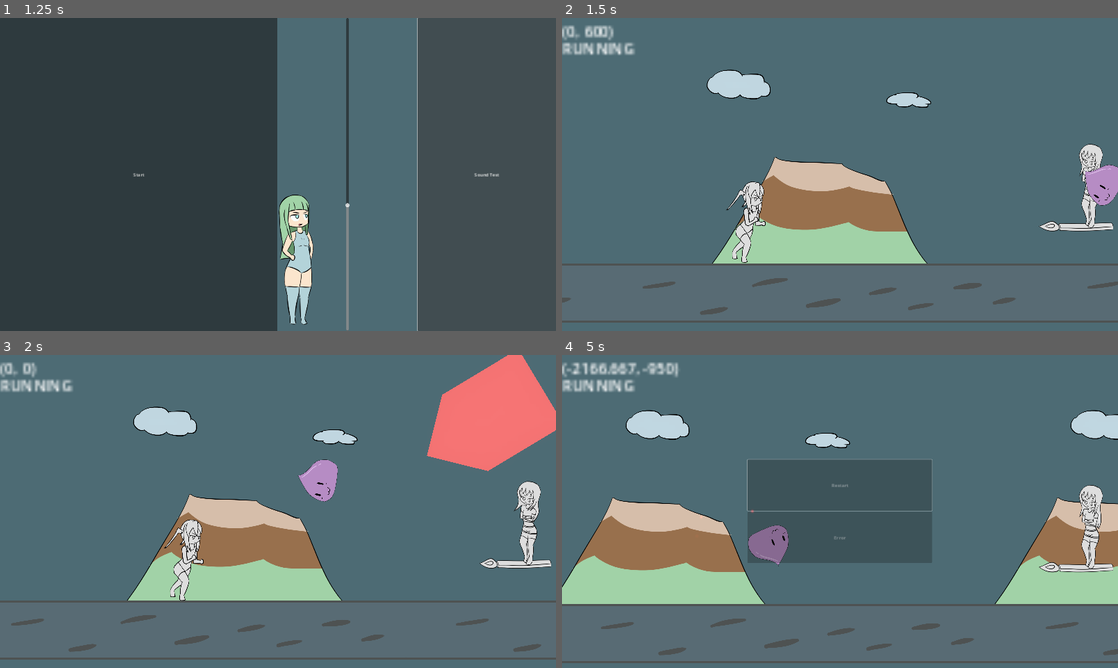
Above: before the commit, frames 1-4 (two rows, left to right).
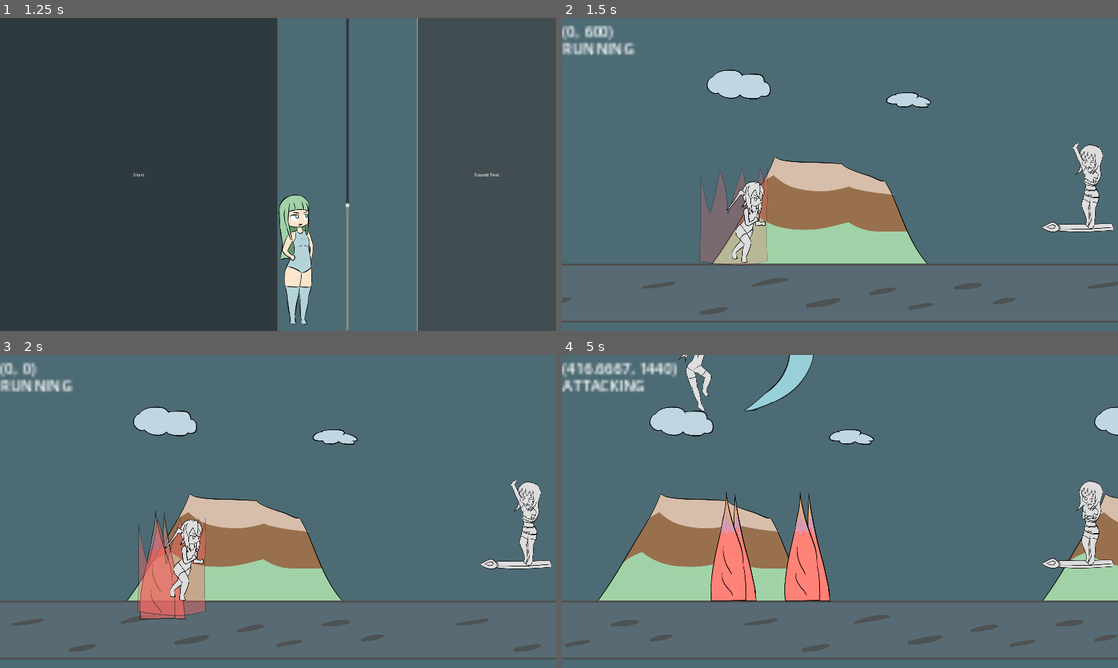
Above: after the commit, the same moments.

Repository: BeatMil/Animurun
Game: Godot game, scene res://scenes/main_menu.tscn
Same seed, same stepped clock (60 frames per second), same inputs: the game is played once before the commit and once after it.
Inputs:
- Up to frame 1 (1.25 s): click "Sound Test" at 0.5 s
- Up to frame 2 (1.5 s): click "Start" at 1.25 s
- Up to frame 3 (2 s): no input
- Up to frame 4 (5 s): hold L (attack) 2.03-2.78 s; hold D (move_right) 2.03-3.53 s; tap Space (jump) at 2.27, 3.02, 4.52 s; tap L (attack) at 2.85, 3.8, 4.55 s; hold A (move_left) 3.53-4.28 s; hold J (block) 3.53-4.28 s; hold D (move_right) from 4.28 s (still down); tap K (dodge) at 4.35 s

Frame 1 is identical in both runs. In frame 2, 3.2% of the frame differs, in the area x 24-100%, y 40-79%; in frame 3, 9.4%; in frame 4, 29%, in the area x 0-100%, y 0-99%.

Commit message:
Add spike_storm

Diff:
--- a/scenes/forest.tscn
+++ b/scenes/forest.tscn
@@ -1927,7 +1927,6 @@
 
 [node name="DedMenu" parent="CanvasLayer" node_paths=PackedStringArray("pause_menu") instance=ExtResource("24_3kuhs")]
 unique_name_in_owner = true
-visible = false
 pause_menu = NodePath("../PauseMenu")
 
 [node name="PauseMenu" parent="CanvasLayer" instance=ExtResource("25_pyk6c")]
@@ -1962,6 +1961,24 @@
 [node name="SpikeSpawnPos" type="Marker2D" parent="Markers"]
 position = Vector2(1600, 704)
 
+[node name="SpikeSpawnPos2" type="Marker2D" parent="Markers"]
+position = Vector2(1356, 704)
+
+[node name="SpikeSpawnPos3" type="Marker2D" parent="Markers"]
+position = Vector2(1108, 704)
+
+[node name="SpikeSpawnPos4" type="Marker2D" parent="Markers"]
+position = Vector2(892, 704)
+
+[node name="SpikeSpawnPos5" type="Marker2D" parent="Markers"]
+position = Vector2(656, 704)
+
+[node name="SpikeSpawnPos6" type="Marker2D" parent="Markers"]
+position = Vector2(410, 704)
+
+[node name="SpikeSpawnPos7" type="Marker2D" parent="Markers"]
+position = Vector2(166, 704)
+
 [node name="TankSpawnPos1" type="Marker2D" parent="Markers"]
 position = Vector2(2529, -558)
 
--- a/scripts/forest.gd
+++ b/scripts/forest.gd
@@ -33,8 +33,8 @@
 var tutorial_phase_enemy_order: Array = [spawn_slime, spawn_bomby]
 var phase_one_enemy_order: Array = [spawn_parry_dodge_chain, spawn_two_slime, spawn_spike]
 
-# var phase_two_enemy_order: Array = [spawn_tank, spawn_tank_left_side, spawn_tank_left_side_spike]
-var phase_two_enemy_order: Array = [spawn_triple_slime_fake]
+# var phase_two_enemy_order: Array = [spawn_tank, spawn_tank_left_side, spawn_tank_left_side_spike, spawn_triple_slime, spawn_triple_slime_fake]
+var phase_two_enemy_order: Array = [spawn_spike_storm]
 
 
 # Reference
@@ -298,6 +298,43 @@
 	add_child(spike)
 
 
+func spawn_spike_storm() -> void:
+	var spike1 = SPIKE.instantiate()
+
+	var spike2 = SPIKE.instantiate()
+
+	var spike3 = SPIKE.instantiate()
+
+	var spike4 = SPIKE.instantiate()
+
+	var spike5 = SPIKE.instantiate()
+	spike5.connect("ded", spawner)
+
+	spike1.position = $"Chiichan".position
+	$"Taiga".play("pre_attack")
+	add_child(spike1)
+	await get_tree().create_timer(0.3, false).timeout
+
+	$"Taiga".play("pre_attack")
+	spike2.position = $"Chiichan".position
+	add_child(spike2)
+	await get_tree().create_timer(0.3, false).timeout
+
+	$"Taiga".play("pre_attack")
+	spike3.position = $"Chiichan".position
+	add_child(spike3)
+	await get_tree().create_timer(0.3, false).timeout
+
+	$"Taiga".play("pre_attack")
+	spike4.position = $"Chiichan".position
+	add_child(spike4)
+	await get_tree().create_timer(0.3, false).timeout
+
+	$"Taiga".play("pre_attack")
+	spike5.position = $"Chiichan".position
+	add_child(spike5)
+
+
 func spawn_boom_slime_hand() -> void:
 	var slime = SLIME.instantiate()
 	slime.is_boom_slime = true
